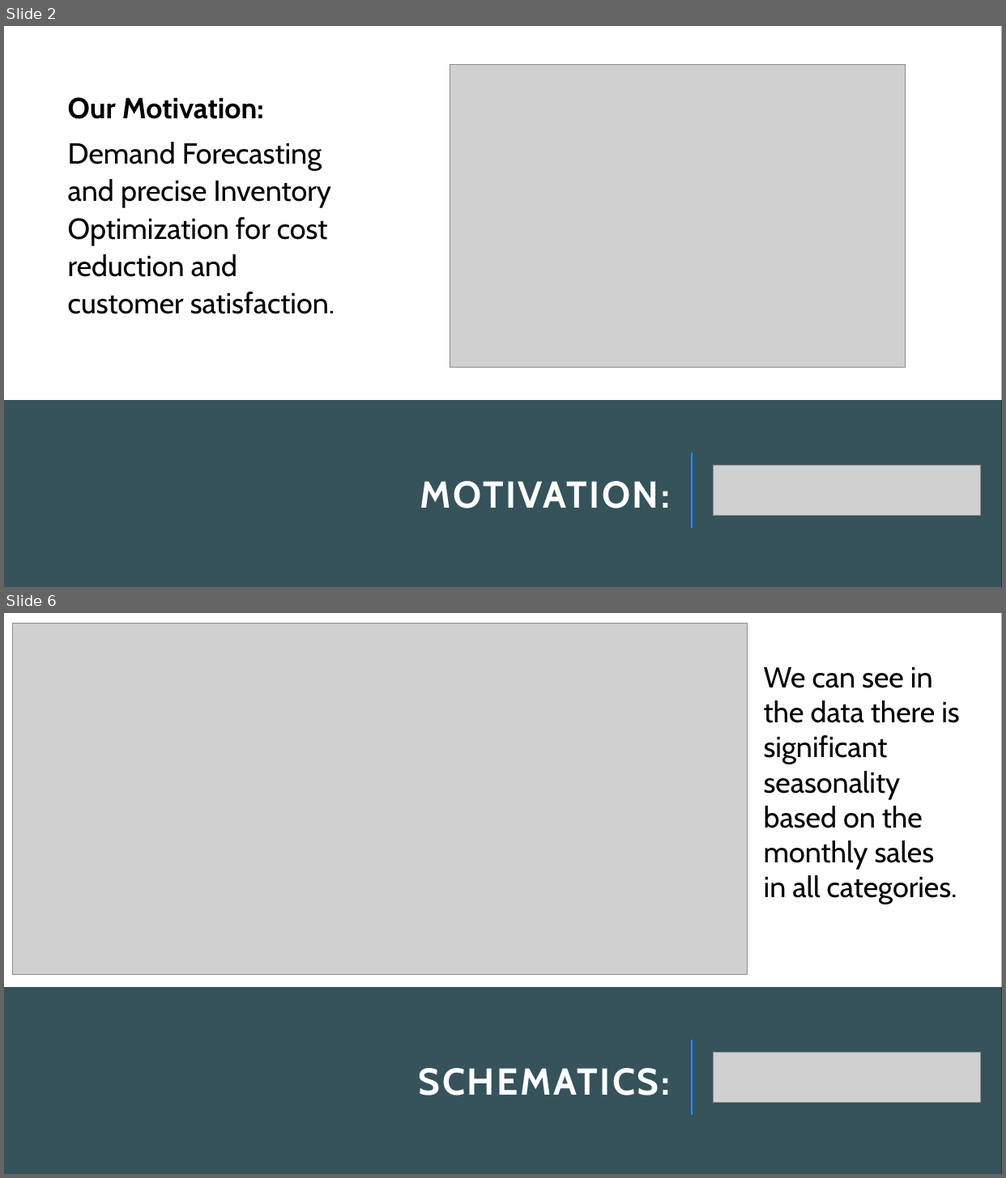
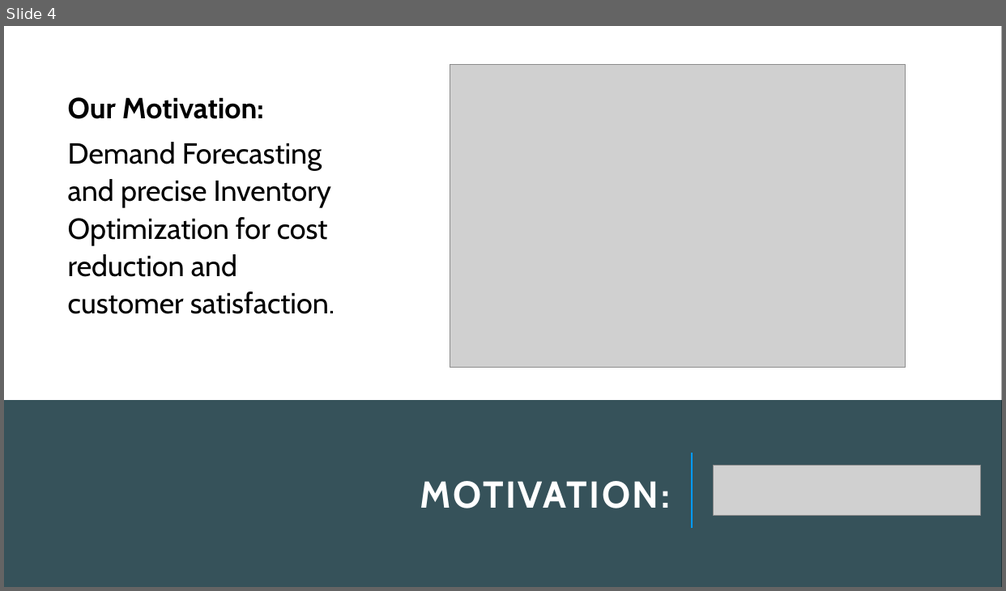
Before and after one commit to latleger/LHL-Project-Final, a slide deck: presentation/Presentation.pptm. Shown one above the other, each under a label of ours: slides 2 and 6 before the commit, slide 4 after it; the slides between them are not shown. The pictures are 1006x1178 and 1006x591 pixels, drawn with LibreOffice and Linux fonts; fonts in the diff are those of the drawing; grey boxes stand for pictures. Boxes give left, top, right and bottom in pixels: in the first picture for what was removed or moved away, otherwise in the second. Text is boxed around its words. In the diff, an @@ line names an element or a change of style, - is before the commit and + after.

```diff
--- a/presentation/Presentation.pptm
+++ b/presentation/Presentation.pptm
@@ slide 6 removed at bbox=[4, 613, 1002, 1174], background #000000 @@
@@ rectangle removed at bbox=[4, 613, 1002, 987] @@
@@ picture removed at bbox=[12, 624, 748, 975] @@
@@ text removed at bbox=[764, 667, 959, 905] @@
-We can see in the data there is significant seasonality based on the monthly sales in all categories.
@@ rectangle removed at bbox=[4, 987, 1002, 1174] @@
@@ line removed from (692, 1115) to (692, 1041) @@
@@ title removed at bbox=[419, 1068, 670, 1096] @@
-SCHEMATICS:
@@ picture removed at bbox=[714, 1053, 981, 1103] @@
@@ what was slide 2 is now slide 4 @@
```
Also in this commit, not shown: 4 slides changed, 3 slides added, 3 other slides removed, 2 other files.
